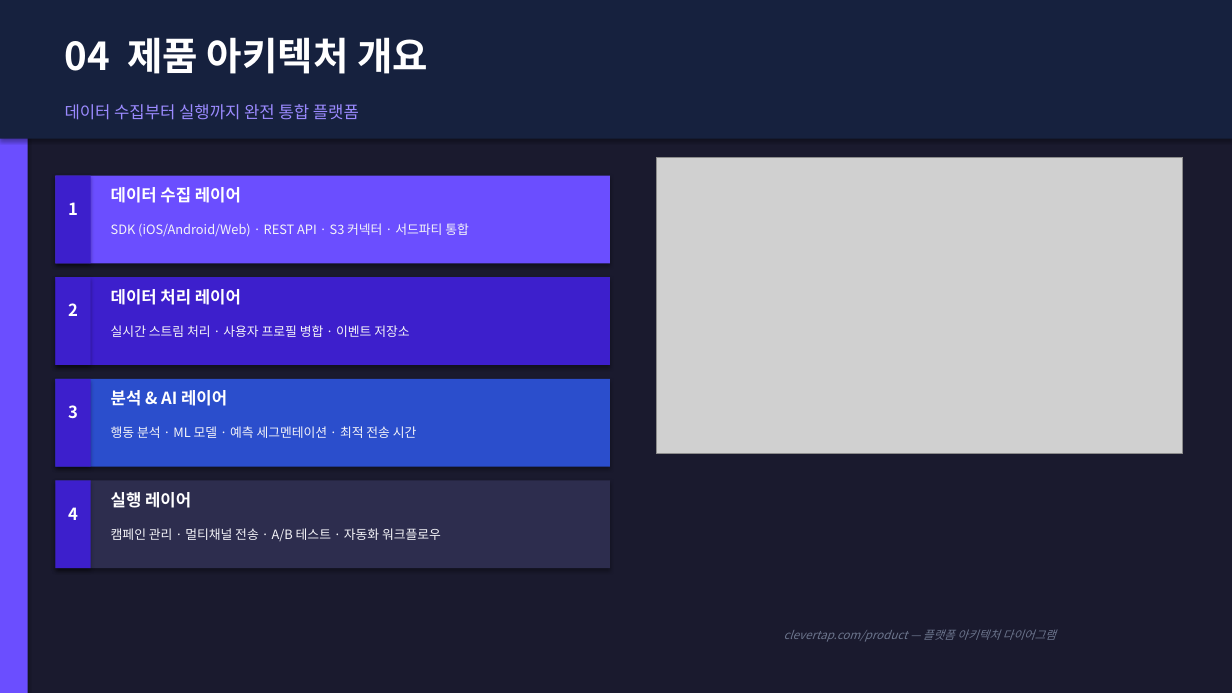
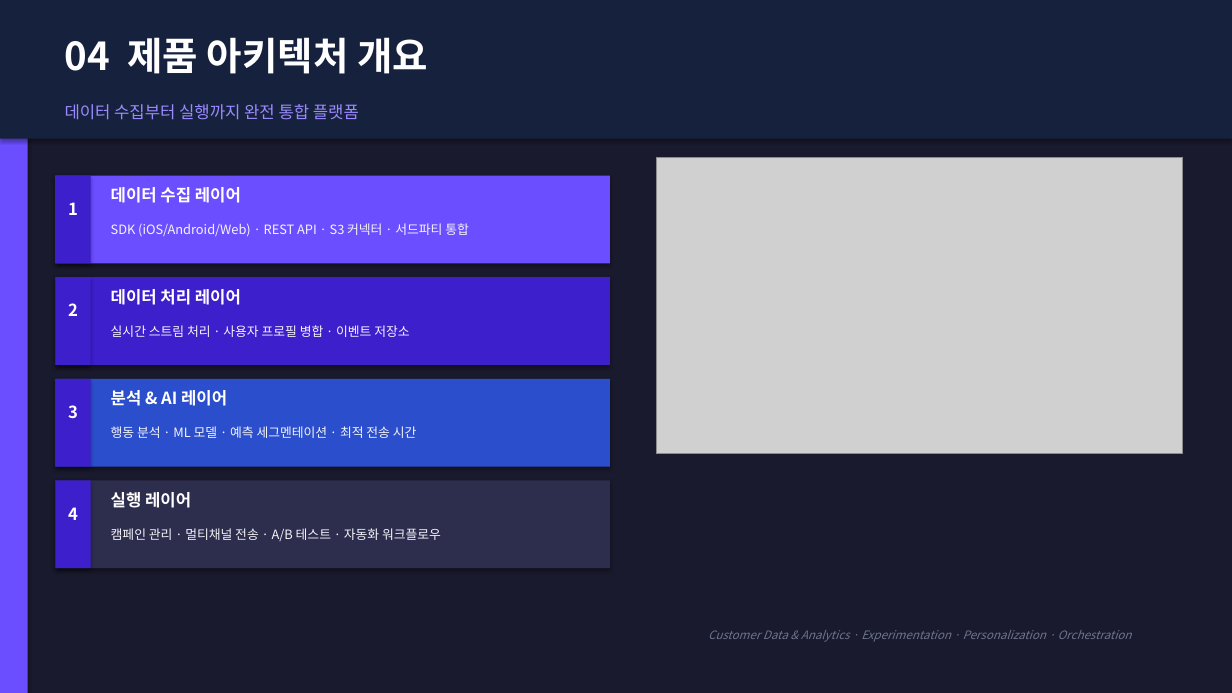
Before and after one commit to redskio/pepper, a slide deck: slide 6 of output/clevertap_proposal_kr_v5.pptx. Drawn at 1232x693 pixels with LibreOffice and Linux fonts; fonts in the diff are those of the drawing; grey boxes stand for pictures. Boxes give left, top, right and bottom in pixels: in the first picture for what was removed or moved away, otherwise in the second. Text is boxed around its words. In the diff, an @@ line names an element or a change of style, - is before the commit and + after.

```diff
--- a/output/clevertap_proposal_kr_v5.pptx
+++ b/output/clevertap_proposal_kr_v5.pptx
@@ text at box(708, 630, 1132, 642): text changed @@
-clevertap.com/product — 플랫폼 아키텍처 다이어그램
+Customer Data & Analytics · Experimentation · Personalization · Orchestration
```
Also in this commit, not shown: 9 other slides changed, 4 other files.
